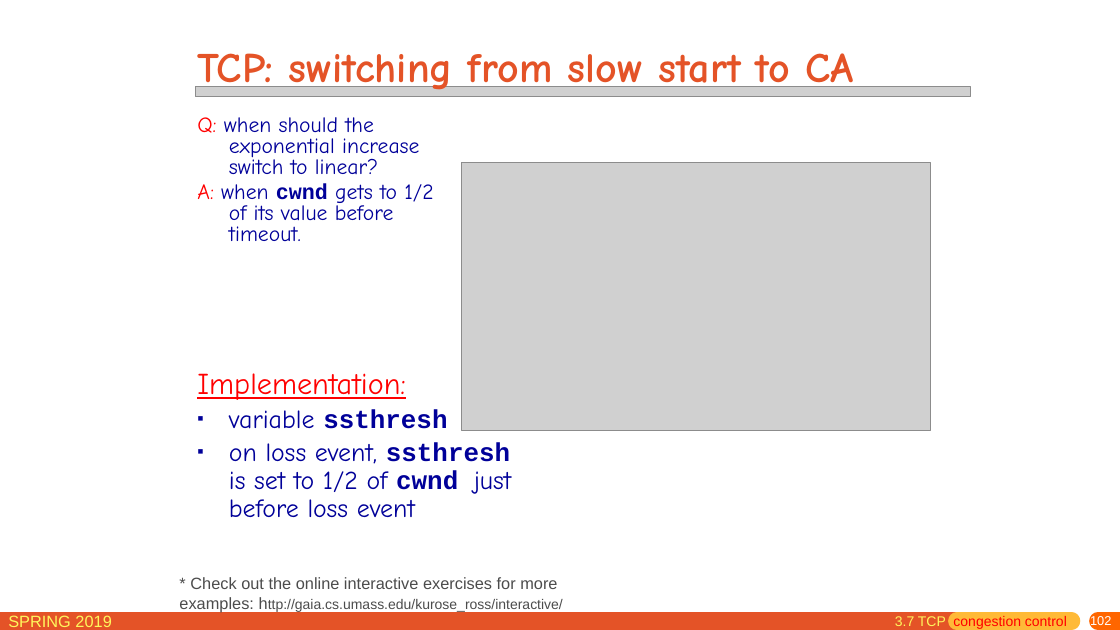
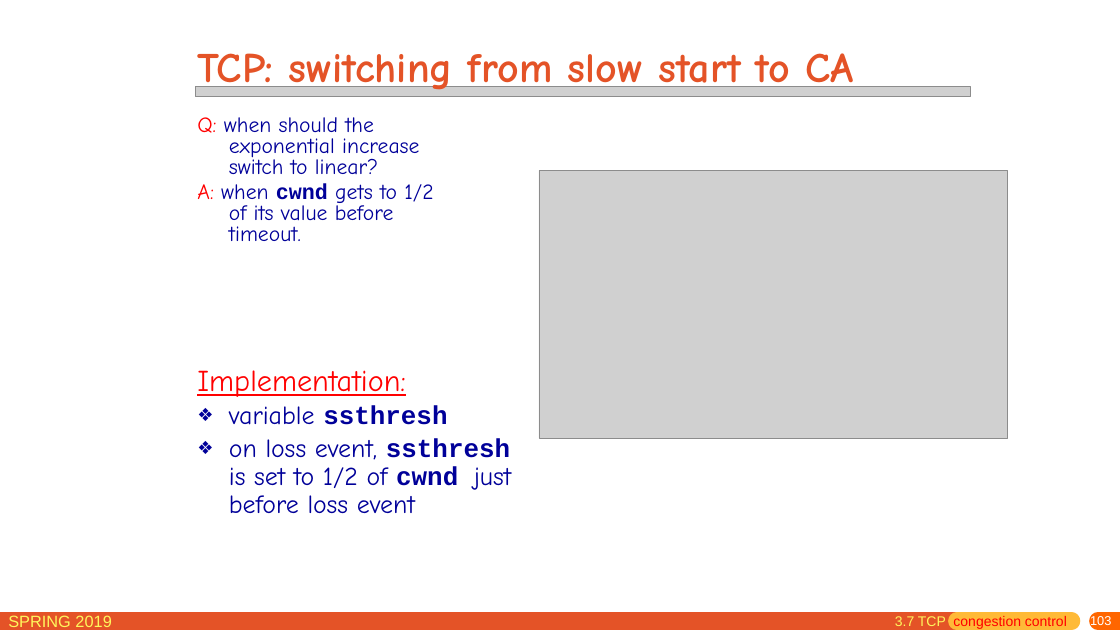
Before and after one commit to jichenghu/PPT_networkDistributed, a slide deck: slide 103 of chapter3.pptx (slide 102 before the commit). Drawn at 1120x630 pixels with LibreOffice and Linux fonts; fonts in the diff are those of the drawing; grey boxes stand for pictures. Boxes give left, top, right and bottom in pixels: in the first picture for what was removed or moved away, otherwise in the second. Text is boxed around its words. In the diff, an @@ line names an element or a change of style, - is before the commit and + after.

```diff
--- a/chapter3.pptx
+++ b/chapter3.pptx
@@ picture moved from (x1=462, y1=163, x2=931, y2=430) to (x1=539, y1=171, x2=1008, y2=438) @@
@@ text "Implementation:" at (x1=197, y1=370, x2=511, y2=513): line spacing 0.9 to 0.8; bullet ▪ to ❖ @@
@@ text removed at (x1=179, y1=577, x2=563, y2=613) @@
-* Check out the online interactive exercises for more examples: http://gaia.cs.umass.edu/kurose_ross/interactive/
@@ page number at (x1=1090, y1=615, x2=1111, y2=628): text changed @@
-102
+103
```
Also in this commit, not shown: 45 other slides changed, 1 slide added.
